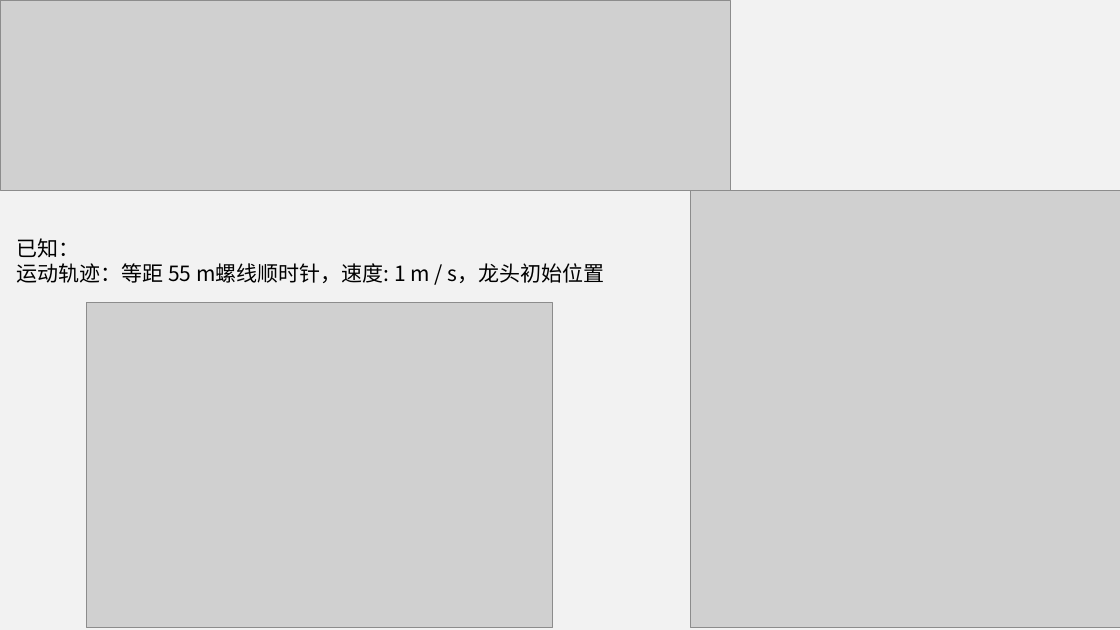
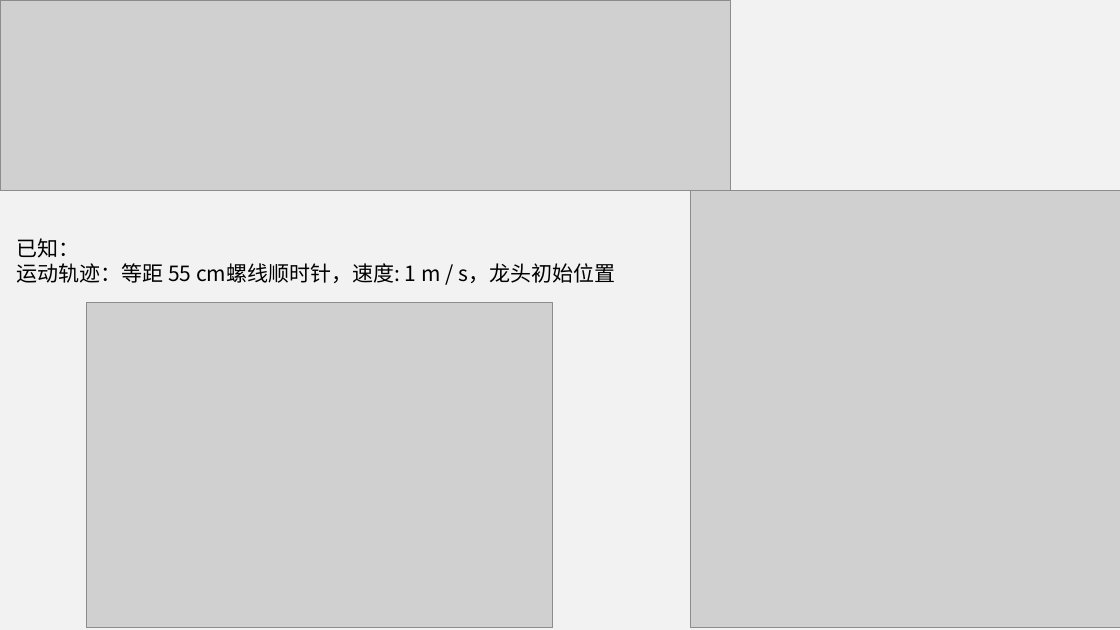
Before and after one commit to tanrun0/school_homework_code, a slide deck: slide 5 of 大数据导论/2024年国赛A题/2024国赛A题.pptx. Drawn at 1120x630 pixels with LibreOffice and Linux fonts; fonts in the diff are those of the drawing; grey boxes stand for pictures. Boxes give left, top, right and bottom in pixels: in the first picture for what was removed or moved away, otherwise in the second. Text is boxed around its words. In the diff, an @@ line names an element or a change of style, - is before the commit and + after.

```diff
--- a/大数据导论/2024年国赛A题/2024国赛A题.pptx
+++ b/大数据导论/2024年国赛A题/2024国赛A题.pptx
@@ text at (17, 263, 615, 283): text changed @@
-运动轨迹：等距 55 m螺线顺时针，速度: 1 m / s，龙头初始位置
+运动轨迹：等距 55 cm螺线顺时针，速度: 1 m / s，龙头初始位置
```
Also in this commit, not shown: 9 other slides changed.
